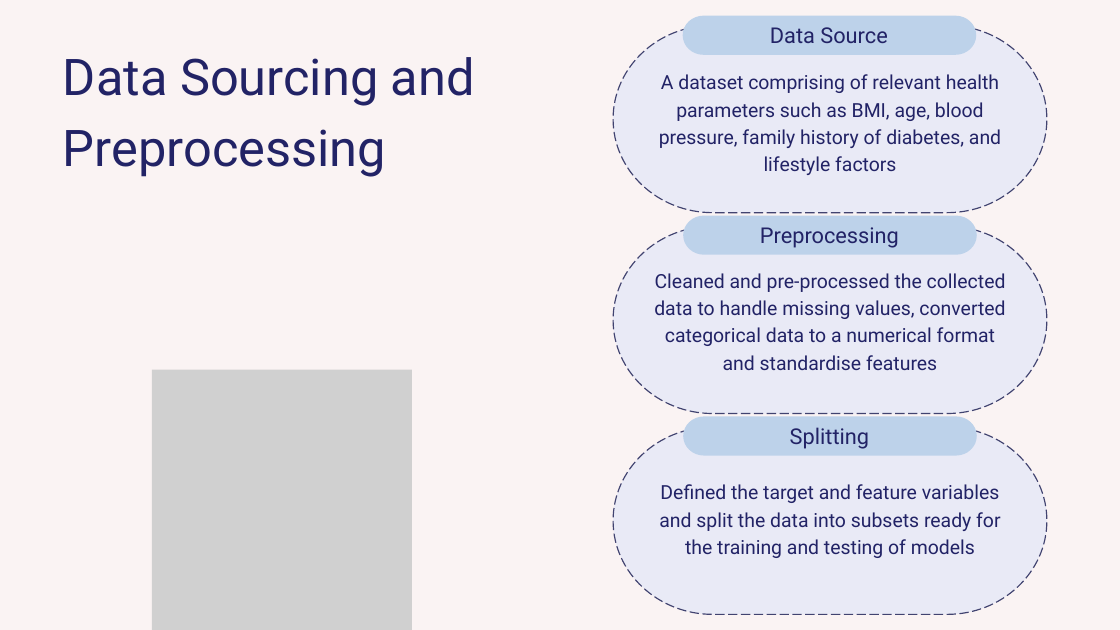
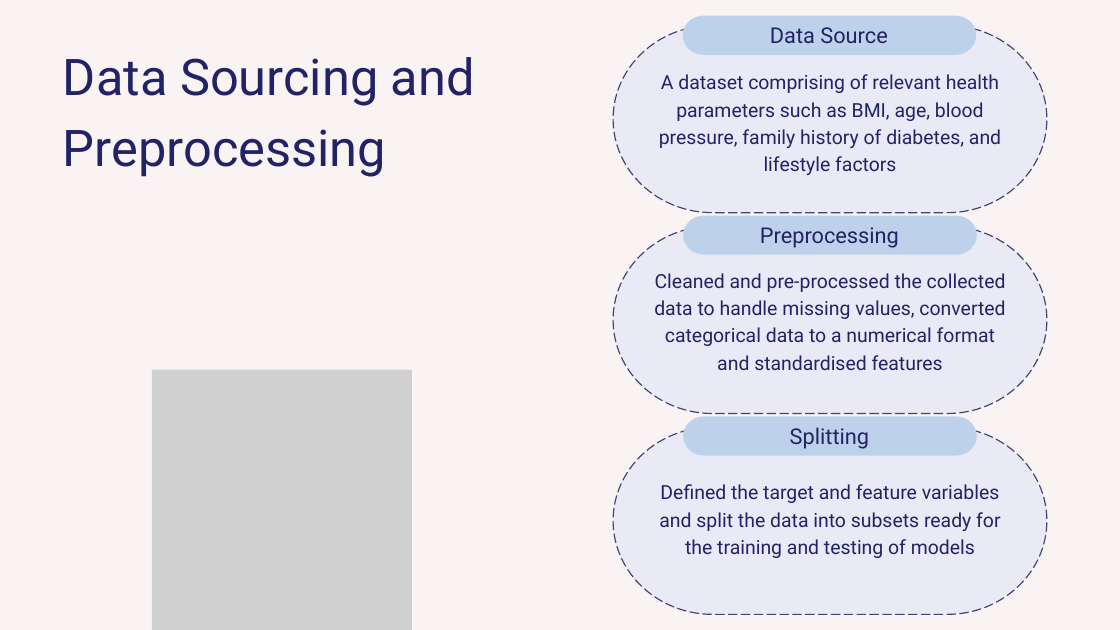
Before and after one commit to bernardtse/diabetes-prediction, a slide deck: slide 3 of presentation/presentation.pptx. Drawn at 1120x630 pixels with LibreOffice and Linux fonts; fonts in the diff are those of the drawing; grey boxes stand for pictures. Boxes give left, top, right and bottom in pixels: in the first picture for what was removed or moved away, otherwise in the second. Text is boxed around its words. In the diff, an @@ line names an element or a change of style, - is before the commit and + after.

Commit message:
refined presentation - spelling errors, layout etc

```diff
--- a/presentation/presentation.pptx
+++ b/presentation/presentation.pptx
@@ text at [654,273,1006,370]: text changed @@
-Cleaned and pre-processed the collected data to handle missing values, converted categorical data to a numerical format and standardise features
+Cleaned and pre-processed the collected data to handle missing values, converted categorical data to a numerical format and standardised features
```
Also in this commit, not shown: 5 other slides changed.
